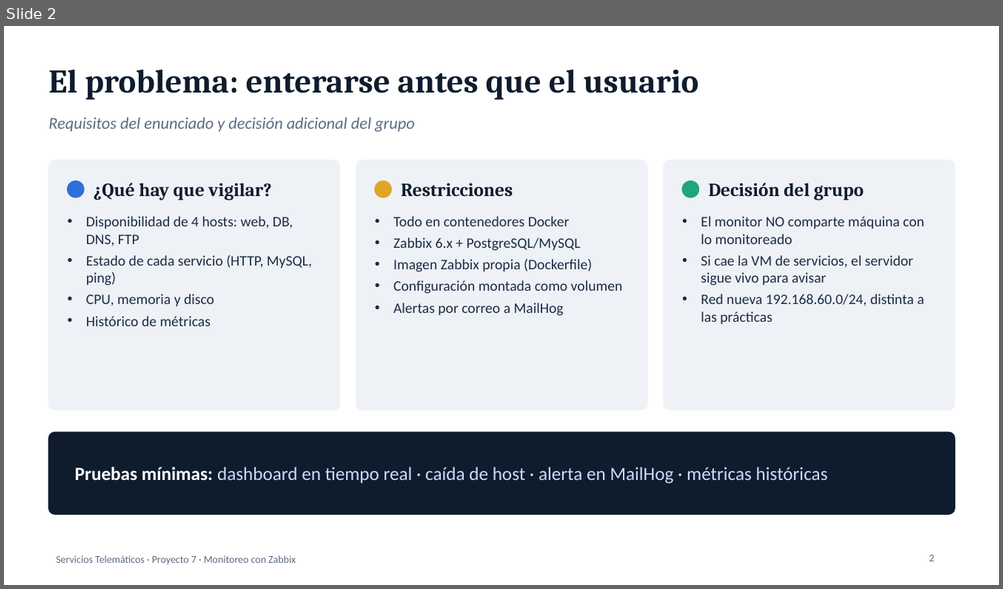
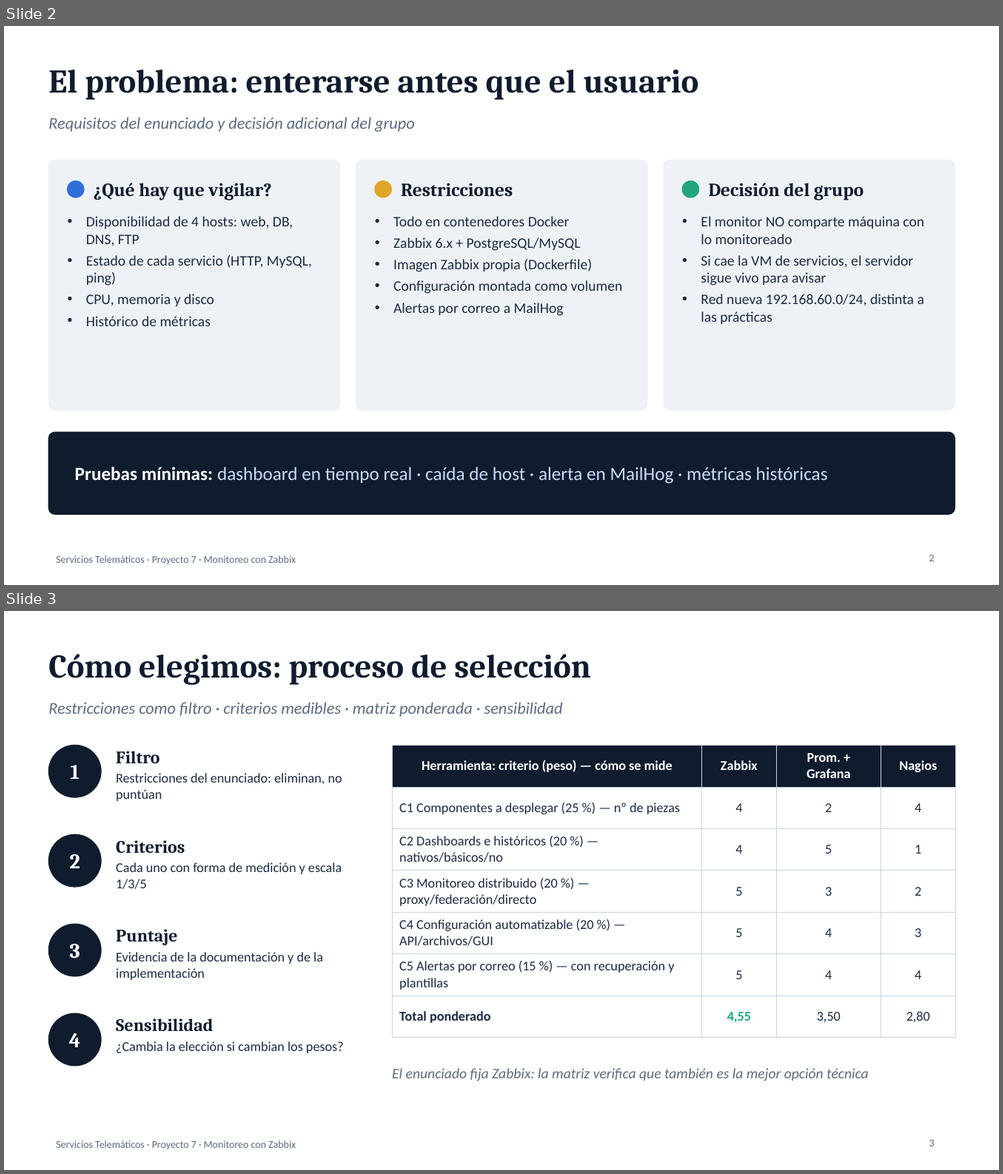
Before and after one commit to phantom-beat/Project-zabbix, a slide deck: docs/Presentacion_Proyecto7.pptx. Shown one above the other, each under a label of ours: slide 2 before the commit, slides 2 and 3 after it. The pictures are 1003x589 and 1003x1174 pixels, drawn with LibreOffice and Linux fonts; fonts in the diff are those of the drawing. Boxes give left, top, right and bottom in pixels: in the first picture for what was removed or moved away, otherwise in the second. Text is boxed around its words. In the diff, an @@ line names an element or a change of style, - is before the commit and + after.

Commit message:
Seleccion de alternativas: criterios medibles, segunda matriz y sensibilidad
- La restriccion del enunciado pasa a filtro (antes era un criterio puntuable)
- Cada criterio con forma de medicion y escala 1/3/5 con anclas
- Matriz de conectividad entre VMs (puertos publicados / Swarm / proxy)
- Analisis de sensibilidad y reflexion sobre el proceso
- Diapositivas de alternativas divididas en proceso y conectividad

```diff
--- a/docs/Presentacion_Proyecto7.pptx
+++ b/docs/Presentacion_Proyecto7.pptx
@@ slide 3 added at [4, 611, 999, 1170], background #FFFFFF; not listed: 1 template element that a slide beside it also shows @@
@@ text added at [48, 654, 591, 685], 32 pt, text #0F1C2E, bold @@
+Cómo elegimos: proceso de selección
@@ text added at [48, 702, 563, 717], 16 pt, text #5B6B82, italic @@
+Restricciones como filtro · criterios medibles · matriz ponderada · sensibilidad
@@ ellipse added at [48, 745, 101, 797], fill #0F1C2E, outline #0F1C2E 1 pt @@
@@ text added at [70, 765, 79, 779], 20 pt, text #FFFFFF, bold @@
+1
@@ text added at [116, 751, 159, 763], 17 pt, text #0F1C2E, bold @@
+Filtro
@@ table added at [392, 745, 956, 1026], 7 rows, 4 columns @@
+Herramienta: criterio (peso) — cómo se mide | Zabbix | Prom. + Grafana | Nagios
+C1 Componentes a desplegar (25 %) — nº de piezas | 4 | 2 | 4
+C2 Dashboards e históricos (20 %) — nativos/básicos/no | 4 | 5 | 1
+C3 Monitoreo distribuido (20 %) — proxy/federación/directo | 5 | 3 | 2
+C4 Configuración automatizable (20 %) — API/archivos/GUI | 5 | 4 | 3
+C5 Alertas por correo (15 %) — con recuperación y plantillas | 5 | 4 | 4
+Total ponderado | 4,55 | 3,50 | 2,80
@@ text added at [116, 773, 342, 801], 13 pt, text #1B2B44 @@
+Restricciones del enunciado: eliminan, no puntúan
@@ ellipse added at [48, 834, 101, 887], fill #0F1C2E, outline #0F1C2E 1 pt @@
@@ text added at [70, 854, 80, 869], 20 pt, text #FFFFFF, bold @@
+2
@@ text added at [116, 840, 185, 854], 17 pt, text #0F1C2E, bold @@
+Criterios
@@ text added at [116, 863, 341, 889], 13 pt, text #1B2B44 @@
+Cada uno con forma de medición y escala 1/3/5
@@ ellipse added at [48, 924, 101, 977], fill #0F1C2E, outline #0F1C2E 1 pt @@
@@ text added at [116, 929, 178, 945], 17 pt, text #0F1C2E, bold @@
+Puntaje
@@ text added at [70, 944, 80, 959], 20 pt, text #FFFFFF, bold @@
+3
@@ text added at [116, 952, 323, 980], 13 pt, text #1B2B44 @@
+Evidencia de la documentación y de la implementación
@@ ellipse added at [48, 1014, 101, 1066], fill #0F1C2E, outline #0F1C2E 1 pt @@
@@ text added at [116, 1019, 213, 1031], 17 pt, text #0F1C2E, bold @@
+Sensibilidad
@@ text added at [69, 1034, 80, 1048], 20 pt, text #FFFFFF, bold @@
+4
@@ text added at [116, 1042, 344, 1054], 13 pt, text #1B2B44 @@
+¿Cambia la elección si cambian los pesos?
@@ text added at [392, 1068, 868, 1082], 14 pt, text #5B6B82, italic @@
+El enunciado fija Zabbix: la matriz verifica que también es la mejor opción técnica
@@ page number added at [929, 1140, 934, 1147], 10 pt, text #5B6B82 @@
+3
```
Also in this commit, not shown: 1 slide changed, 1 other slide added, 1 slide removed, 7 other files.
